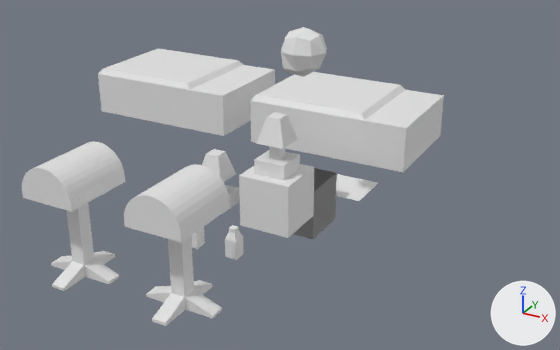
One commit to the Blender file assets/art/cat.blend: the scene before it, then after it.
Both versions are drawn from a 50 mm lens placed at (12.5, -24.5, 13.1), pointed at (-1.0, 0.1, 0.8). Lighting does not change. The marker at lower right points along +X, +Y and +Z.

Names of what the first picture shows: 'Bed', 'Bed_cell.001', 'Bed_cell.012', 'Bed_cell.013', 'Bed_cell.014', 'Bed_cell.015', 'Bed_cell.025', 'EndTable', 'Gril', 'Human', 'Lamp', 'Rug'.
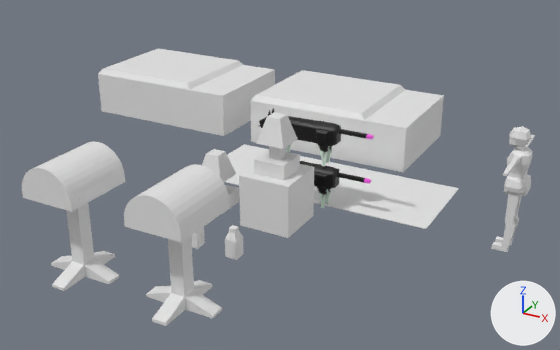
What differs and where, as boxes (x1, y1, x2, y2) in the pictures (560 x 350 px):
'Rug', reshaped, rescaled
    before: (336, 174, 378, 201)
    after: (225, 144, 459, 229)
'Human', deleted
    before: (281, 27, 337, 239)
'HumanBody', added
    after: (491, 126, 535, 252)
'Dog', shown (black)
    after: (258, 108, 374, 166)
'Cat', shown (black)
    after: (300, 161, 371, 208)

The change in detail:
me_plane has 4 vertices, 1 face and spans x -1.0..1.0, y -1.0..1.0, z 0.0.
me_plane is used by ob_rug; location (0.0, 2.0, 0.0); scale (2.0, 1.0, 1.0).
Verts and faces of me_plane; kept vertices keep their numbers, new ones are numbered from 4.
Before the commit, vertices of me_plane: 0 (-1.0, -1.0, 0.0), 1 (1.0, -1.0, 0.0) at pixel (359, 201), 2 (-1.0, 1.0, 0.0), 3 (1.0, 1.0, 0.0) at pixel (378, 182).
Part 1, on me_plane:
Vertices deleted: 0 to 3 (with the faces that use them).
New vertex 4 is at (-1.0, -2.0, 0.0).
New vertex 5 is at (-1.0, 2.0, 0.0), pixel (244, 144).
New vertex 6 is at (-1.0, 2.0, 0.03), pixel (244, 144).
New vertex 7 is at (-1.0, -2.0, 0.03).
New vertices 8 to 11 stand at vertices 4 to 7, in that order, plus (2.0, 0.0, 0.0).
New faces: (4, 5, 9, 8), (6, 7, 11, 10), (5, 6, 10, 9), (4, 8, 11, 7), (8, 9, 10, 11), (4, 7, 6, 5).
Mesh me_cube_007 is new.
It has 652 vertices, 649 faces and spans x -1.16..1.09, y -4.85..4.85, z -8.18..2.95.
Object 'Cat' (ob_cat) is now shown.
Object 'Dog' (ob_dog) is now shown.
Object 'Rug' (ob_rug) is rescaled from (2.0, 1.0, 1.0) to (5.07, 1.0, 1.0).
Object 'Human' (ob_human) is deleted.
Object 'HumanBody' (ob_humanbody) is new; it shows me_cube_007.
Its location is (8.0, 0.0, 3.3).
Its scale is (0.4, 0.4, 0.4).
